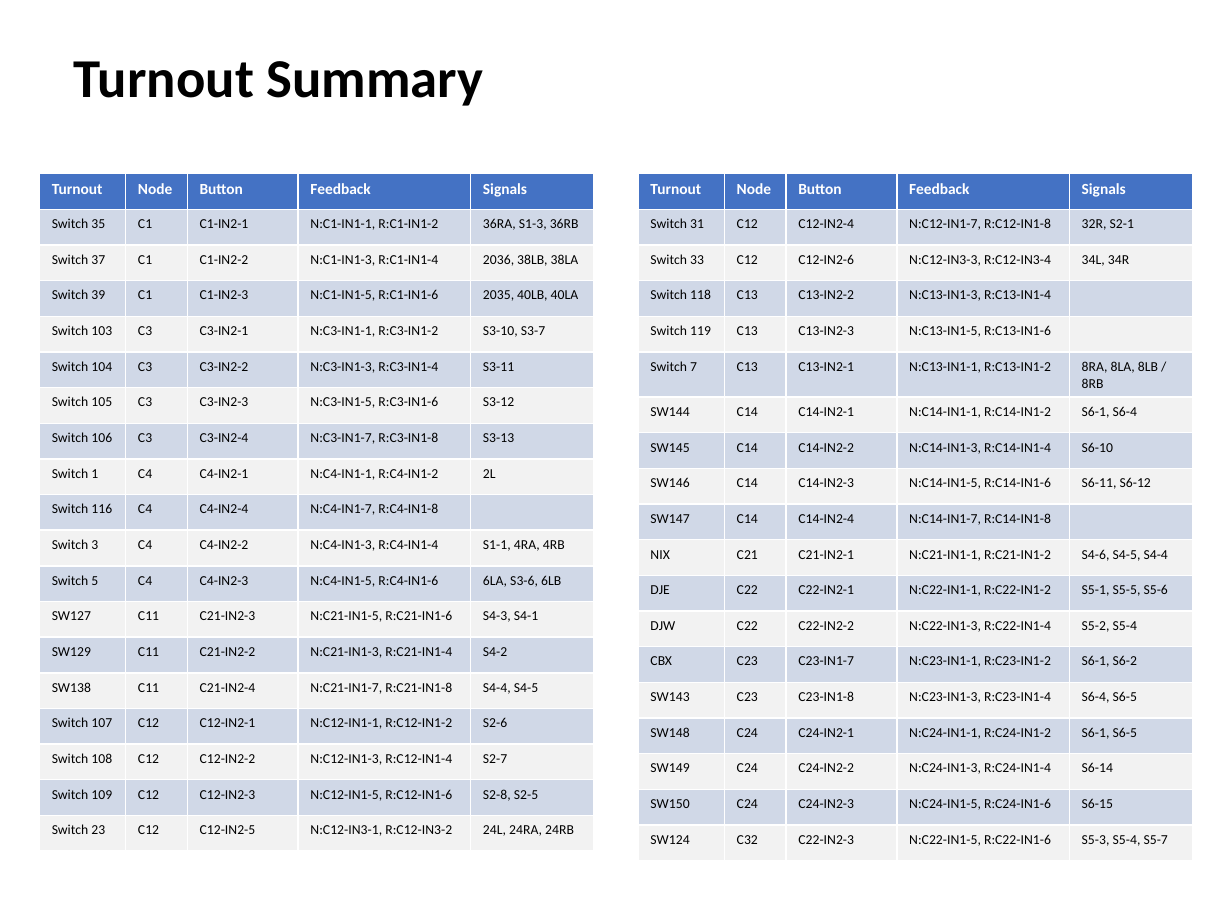
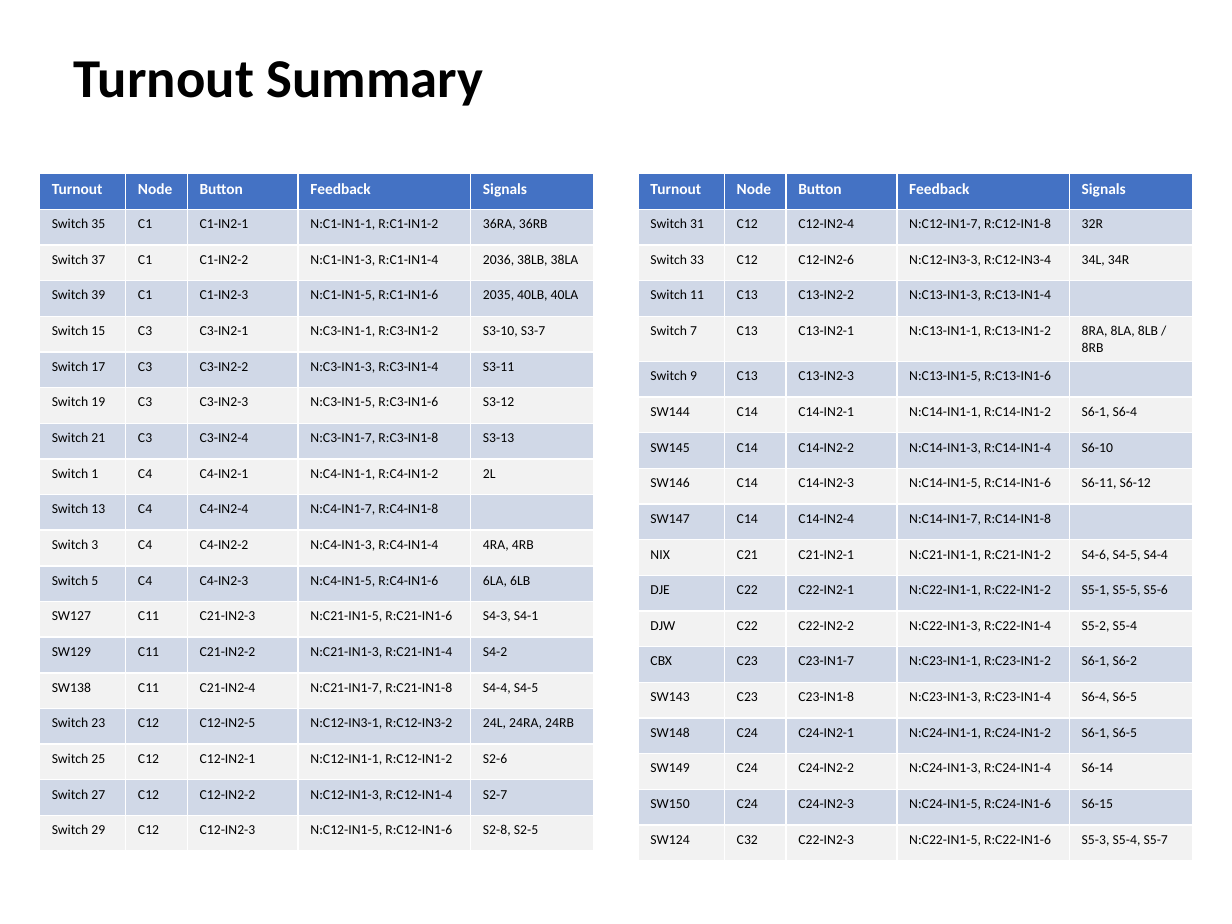
Before and after one commit to lnevo/hart, a slide deck: slide 2 of docs/wiring/Wiring_Schematic.pptx. Drawn at 1232x924 pixels with LibreOffice and Linux fonts; fonts in the diff are those of the drawing. Boxes give left, top, right and bottom in pixels: in the first picture for what was removed or moved away, otherwise in the second. Text is boxed around its words. In the diff, an @@ line names an element or a change of style, - is before the commit and + after.

```diff
--- a/docs/wiring/Wiring_Schematic.pptx
+++ b/docs/wiring/Wiring_Schematic.pptx
@@ table at (x1=39, y1=174, x2=594, y2=851) @@
-row 2, column 5: 36RA, S1-3, 36RB
+row 2, column 5: 36RA, 36RB
-row 5, column 1: Switch 103
+row 5, column 1: Switch 15
-row 6, column 1: Switch 104
+row 6, column 1: Switch 17
-row 7, column 1: Switch 105
+row 7, column 1: Switch 19
-row 8, column 1: Switch 106
+row 8, column 1: Switch 21
-row 10, column 1: Switch 116
+row 10, column 1: Switch 13
-row 11, column 5: S1-1, 4RA, 4RB
+row 11, column 5: 4RA, 4RB
-row 12, column 5: 6LA, S3-6, 6LB
+row 12, column 5: 6LA, 6LB
-row 16: Switch 107 | C12 | C12-IN2-1 | N:C12-IN1-1, R:C12-IN1-2 | S2-6
-row 17: Switch 108 | C12 | C12-IN2-2 | N:C12-IN1-3, R:C12-IN1-4 | S2-7
-row 18: Switch 109 | C12 | C12-IN2-3 | N:C12-IN1-5, R:C12-IN1-6 | S2-8, S2-5
+row 17: Switch 25 | C12 | C12-IN2-1 | N:C12-IN1-1, R:C12-IN1-2 | S2-6
+row 18: Switch 27 | C12 | C12-IN2-2 | N:C12-IN1-3, R:C12-IN1-4 | S2-7
+row 19: Switch 29 | C12 | C12-IN2-3 | N:C12-IN1-5, R:C12-IN1-6 | S2-8, S2-5
@@ table at (x1=638, y1=174, x2=1193, y2=851) @@
-row 2, column 5: 32R, S2-1
+row 2, column 5: 32R
-row 4: Switch 118 | C13 | C13-IN2-2 | N:C13-IN1-3, R:C13-IN1-4 | 
-row 5: Switch 119 | C13 | C13-IN2-3 | N:C13-IN1-5, R:C13-IN1-6 | 
+row 4: Switch 11 | C13 | C13-IN2-2 | N:C13-IN1-3, R:C13-IN1-4 | 
+row 6: Switch 9 | C13 | C13-IN2-3 | N:C13-IN1-5, R:C13-IN1-6 | 
```
Also in this commit, not shown: 7 other slides changed, 13 other files.
